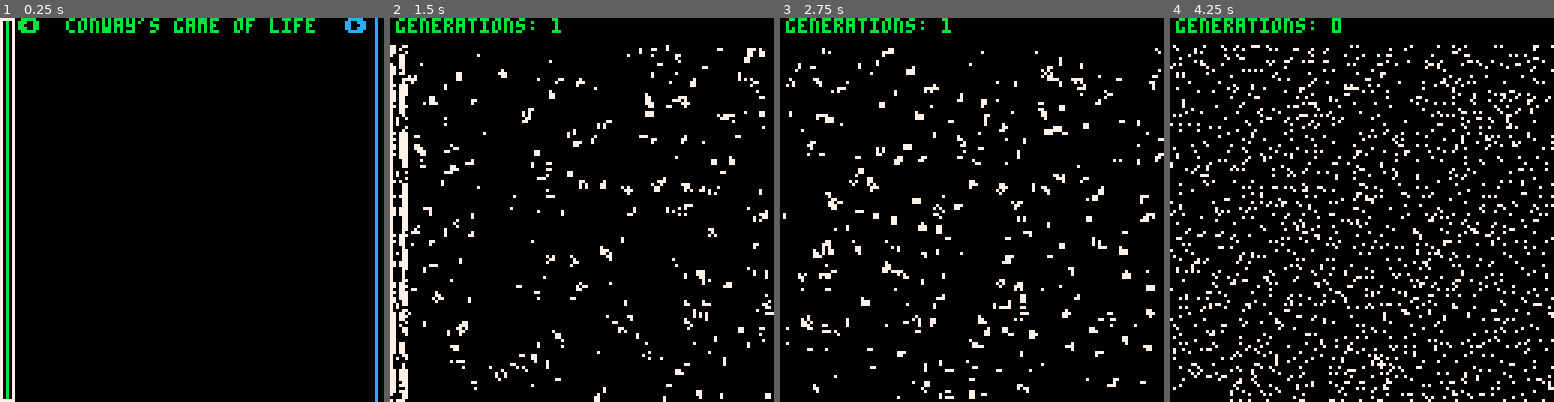
Above: before the commit, frames 1-4 (left to right).
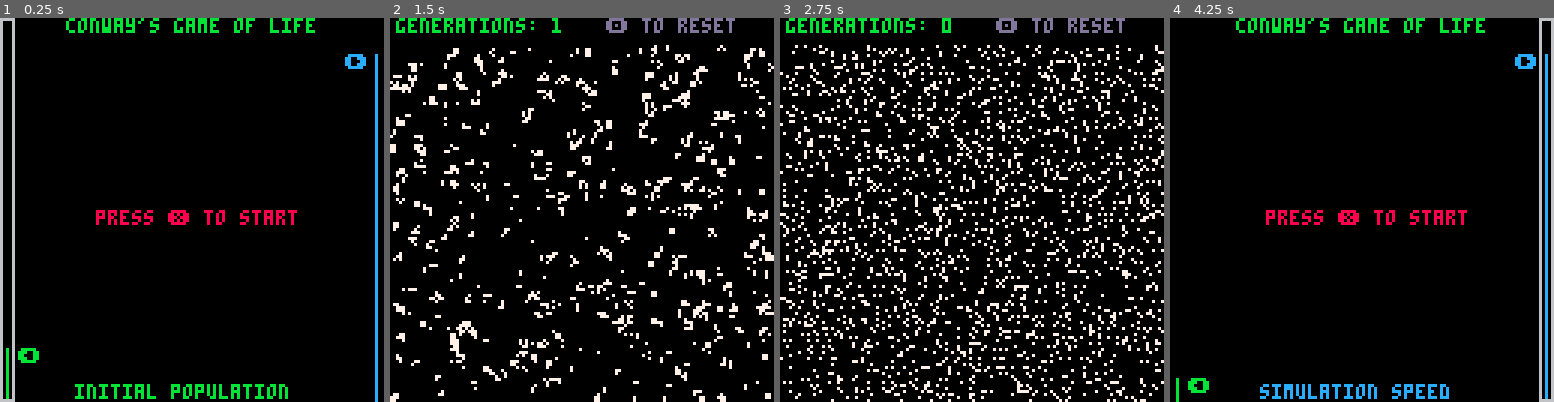
Above: after the commit, the same moments.

Repository: eduszesz/shmup
Game: PICO-8 cartridge glpixel.p8
Two runs of this game, one before a commit and one after it. Both use one fixed random seed, a clock stepped at 60 frames per second and the inputs below.
Inputs:
- Up to frame 1 (0.25 s): no input
- Up to frame 2 (1.5 s): tap X (X key) at 0.33, 1.07 s; tap O (Z key) at 0.7 s
- Up to frame 3 (2.75 s): hold Right 1.6-2.1 s; tap O (Z key) at 1.7, 2.1, 2.5 s; tap X (X key) at 1.85 s; hold Up 2.15-2.42 s; hold Right from 2.47 s (still down)
- Up to frame 4 (4.25 s): tap O (Z key) every 0.4 s from 2.9 to 4.1 s; tap X (X key) at 2.97, 4.08 s; release Right at 3.03 s; hold Left 3.08-3.58 s; hold Down 3.63-3.97 s; hold Right from 4.02 s (still down)

The runs differ from the first frame. In frame 1, 4.7% of the frame differs, in the area x 0-99%, y 0-100%; in frame 2, 8.1%; in frame 3, 14%, in the area x 0-100%, y 0-100%; in frame 4, 14%.

Commit message:
state machine ready

Diff:
--- a/glpixel.p8
+++ b/glpixel.p8
@@ -8,16 +8,12 @@
 	t=0
 	state="start"
 	ngen=0
-	ypop=0
-	yspd=0
+	ypop=110
+	yspd=12
 	selc=0
-	initpop=0.1
-	genspd=3
 	debug={}
 	agen={}
 	emptymap()
-
-
 end
 
 function _update()
@@ -45,6 +41,12 @@
 				yspd+=1
 			end
 		end
+		if yspd<0 then yspd=0 end
+		if yspd>127 then yspd=127 end
+		if ypop<0 then ypop=0 end
+		if ypop>127 then ypop=127 end
+		initpop=(-ypop/127)+1
+		genspd=flr((31*yspd/127)+1)
 		if btnp(❎)then
 			firstgen()
 			gridst()
@@ -70,13 +72,18 @@
 		print(debug[i],2,-1+i*9,8)
 	end
 	if state=="start" then
-		line(2,127,2,ypop,11)
-		line(125,127,125,yspd,12)
+		line(2,ypop,2,127,11)
+		line(125,yspd,125,127,12)
 		if selc==0 then
-			rect(0,0,4,127,7)
+			rect(0,0,4,127,6)
+			--print(initpop,64,64,13)
+			print("initial population",25,122,11)
 		else
-			rect(123,0,127,127,7)
+			rect(123,0,127,127,6)
+			--print(genspd,64,64,13)
+			print("simulation speed",30,122,12)
 		end
+		print("press ❎ to start",32,64,8)
 		print("⬅️",6,ypop,11)
 		print("➡️",115,yspd,12)
 		print("conway's game of life",22,0,11)
@@ -88,6 +95,7 @@
 			pset(g.x,g.y,g.sp)
 		end
 		print("generations: "..ngen,2,0,11)
+		print("🅾️ to reset",72,0,13)
 	end
 end
 
@@ -151,16 +159,11 @@
 
 function resetsim()
 	t=0
-	--state="start"
+	state="start"
 	ngen=0
-	initpop=0.1
-	genspd=3
 	debug={}
 	agen={}
 	emptymap()
-	firstgen()
-	gridst()
-
 end
 __gfx__
 00000000000000000000000000000000000000000000000000000000000000000000000000000000000000000000000000000000000000000000000000000000
